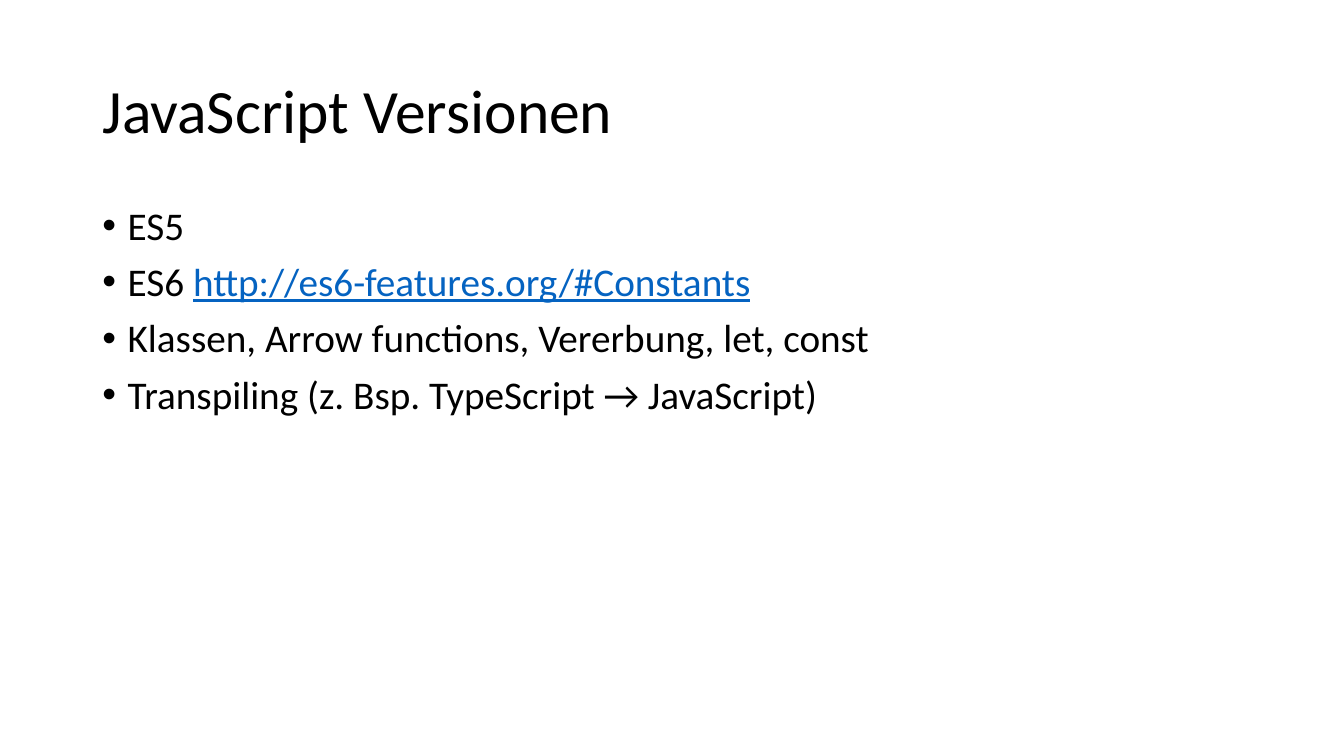
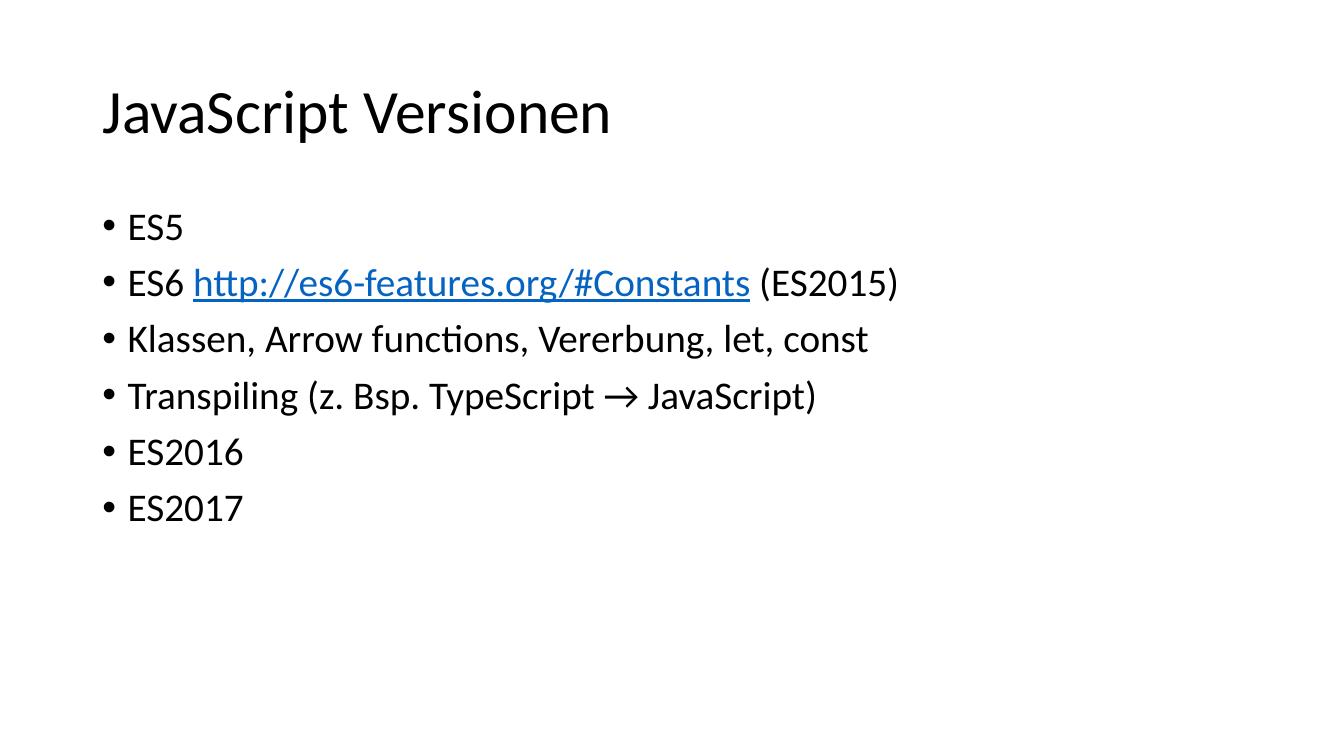
Before and after one commit to martiph/JSTraining_ICT-Campus, a slide deck: slide 4 of JSTraining.pptx. Drawn at 1344x756 pixels with LibreOffice and Linux fonts; fonts in the diff are those of the drawing. Boxes give left, top, right and bottom in pixels: in the first picture for what was removed or moved away, otherwise in the second. Text is boxed around its words. In the diff, an @@ line names an element or a change of style, - is before the commit and + after.

Commit message:
nothing really changed

```diff
--- a/JSTraining.pptx
+++ b/JSTraining.pptx
@@ text at (x1=128, y1=267, x2=899, y2=303): text changed @@
-• ES6 http://es6-features.org/#Constants
+• ES6 http://es6-features.org/#Constants (ES2015)
@@ text at (x1=128, y1=438, x2=244, y2=522): paragraphs added @@
+• ES2016
+• ES2017
```
